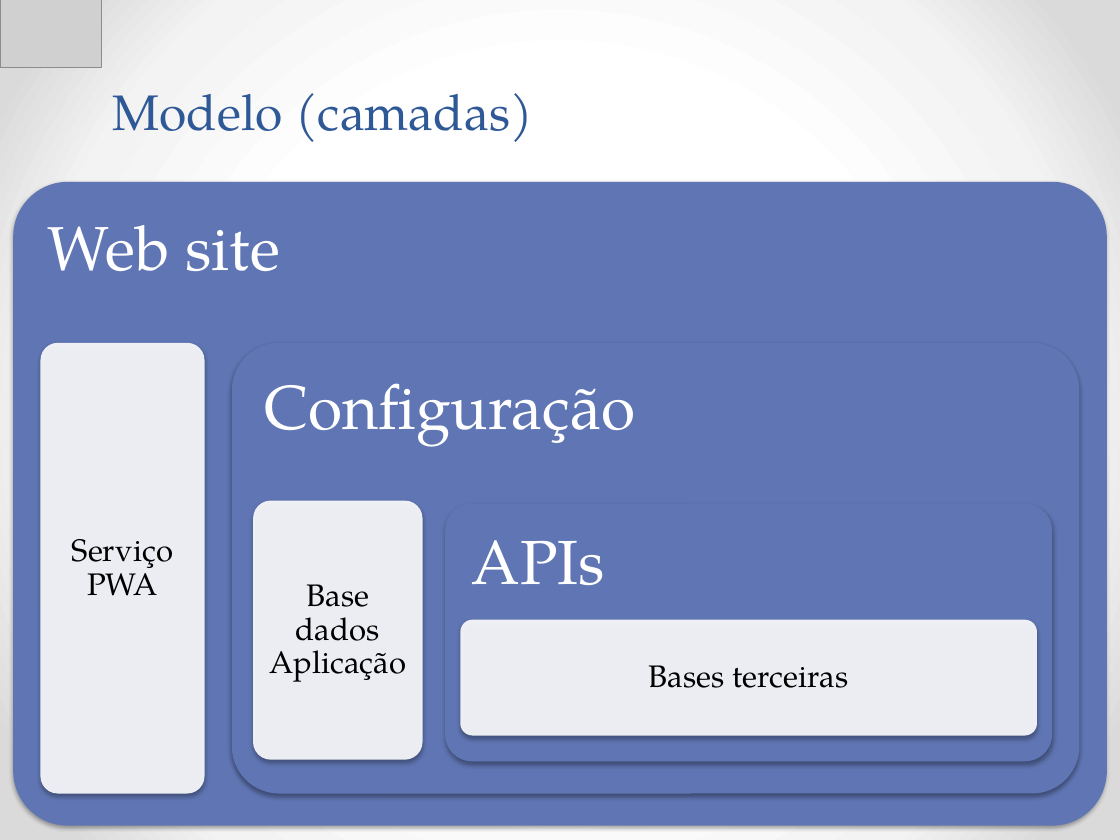
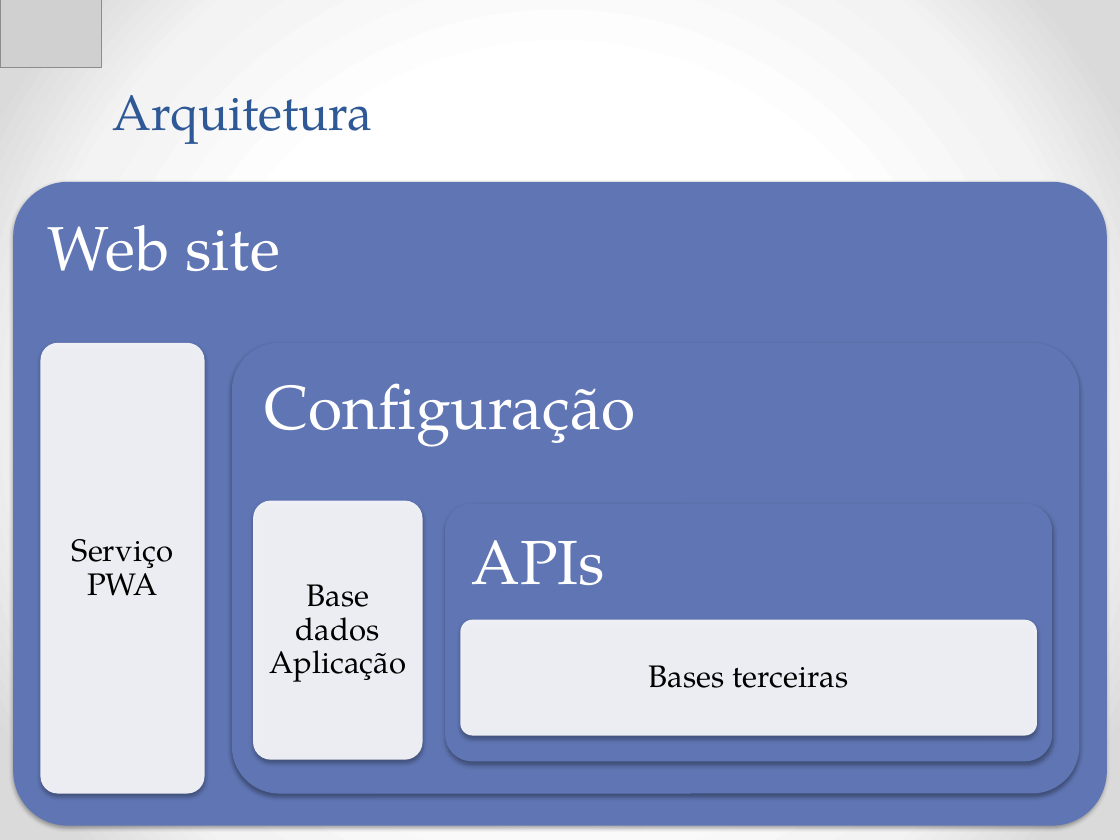
Before and after one commit to Neimarmg/TCC, a slide deck: slide 11 of Ppt-Andamento.pptx (slide 19 before the commit). Drawn at 1120x840 pixels with LibreOffice and Linux fonts; fonts in the diff are those of the drawing; grey boxes stand for pictures. Boxes give left, top, right and bottom in pixels: in the first picture for what was removed or moved away, otherwise in the second. Text is boxed around its words. In the diff, an @@ line names an element or a change of style, - is before the commit and + after.

```diff
--- a/Ppt-Andamento.pptx
+++ b/Ppt-Andamento.pptx
@@ title at (x1=113, y1=95, x2=373, y2=144): text changed @@
-Modelo (camadas)
+Arquitetura
```
Also in this commit, not shown: 5 other slides changed, 6 slides added, 13 slides removed.
